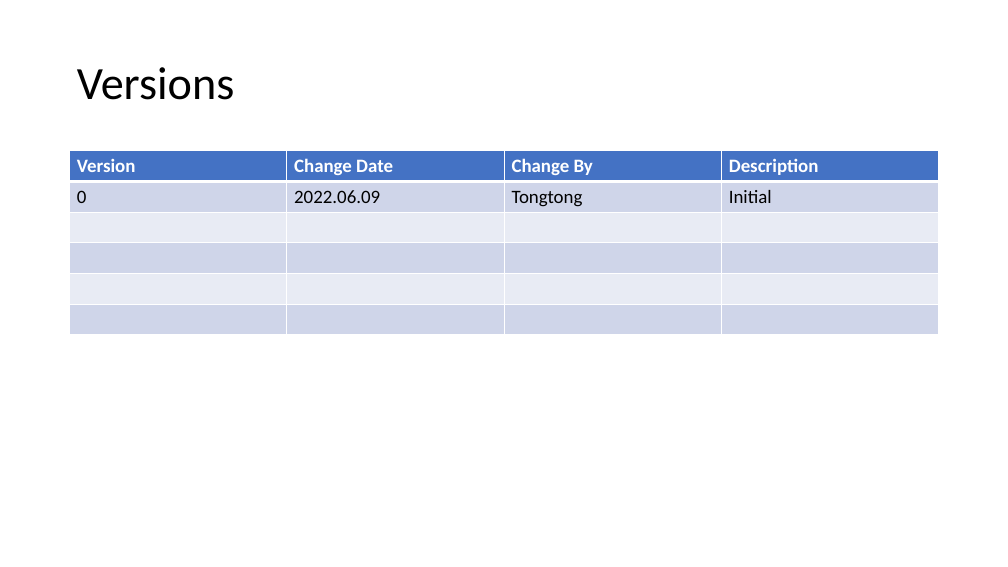
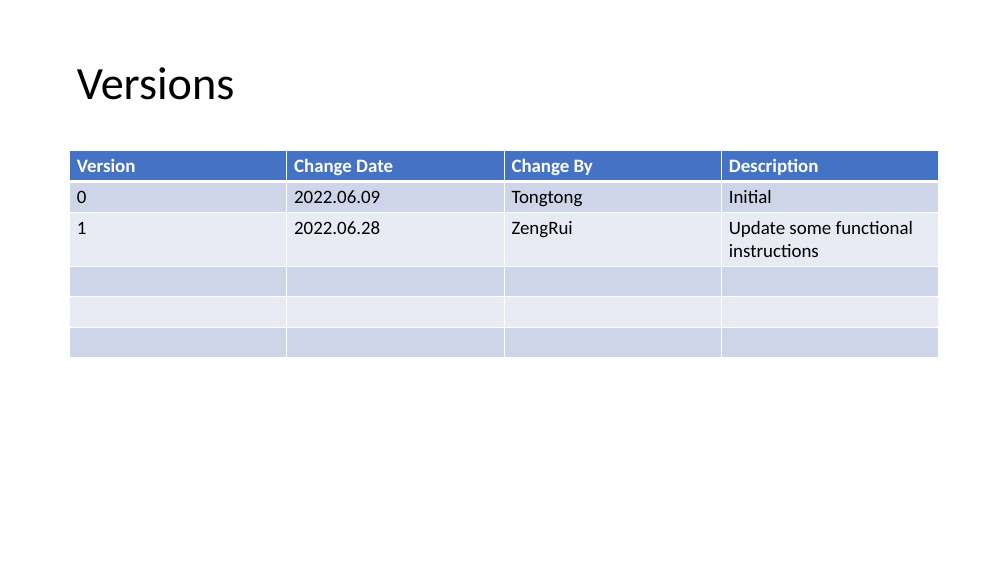
Before and after one commit to TeamworkNUS/uob_voice_to_text_proj, a slide deck: slide 2 of uob_website/analysis/utils/Voice_To_Text_Analysis_Web_UserGuide.pptx. Drawn at 1008x567 pixels with LibreOffice and Linux fonts; fonts in the diff are those of the drawing. Boxes give left, top, right and bottom in pixels: in the first picture for what was removed or moved away, otherwise in the second. Text is boxed around its words. In the diff, an @@ line names an element or a change of style, - is before the commit and + after.

```diff
--- a/uob_website/analysis/utils/Voice_To_Text_Analysis_Web_UserGuide.pptx
+++ b/uob_website/analysis/utils/Voice_To_Text_Analysis_Web_UserGuide.pptx
@@ table at bbox=[70, 151, 941, 358] @@
+row 3: 1 | 2022.06.28 | ZengRui | Update some functional instructions
-row 6:  |  |  | 
```
Also in this commit, not shown: 5 other slides changed.
